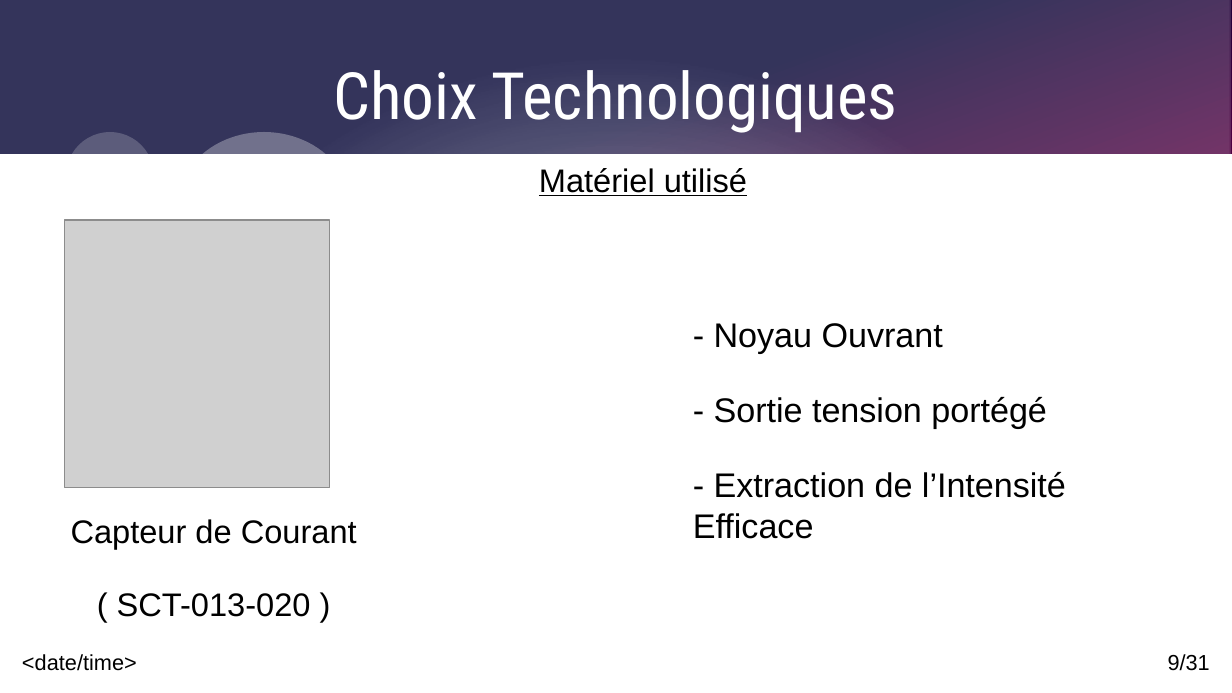
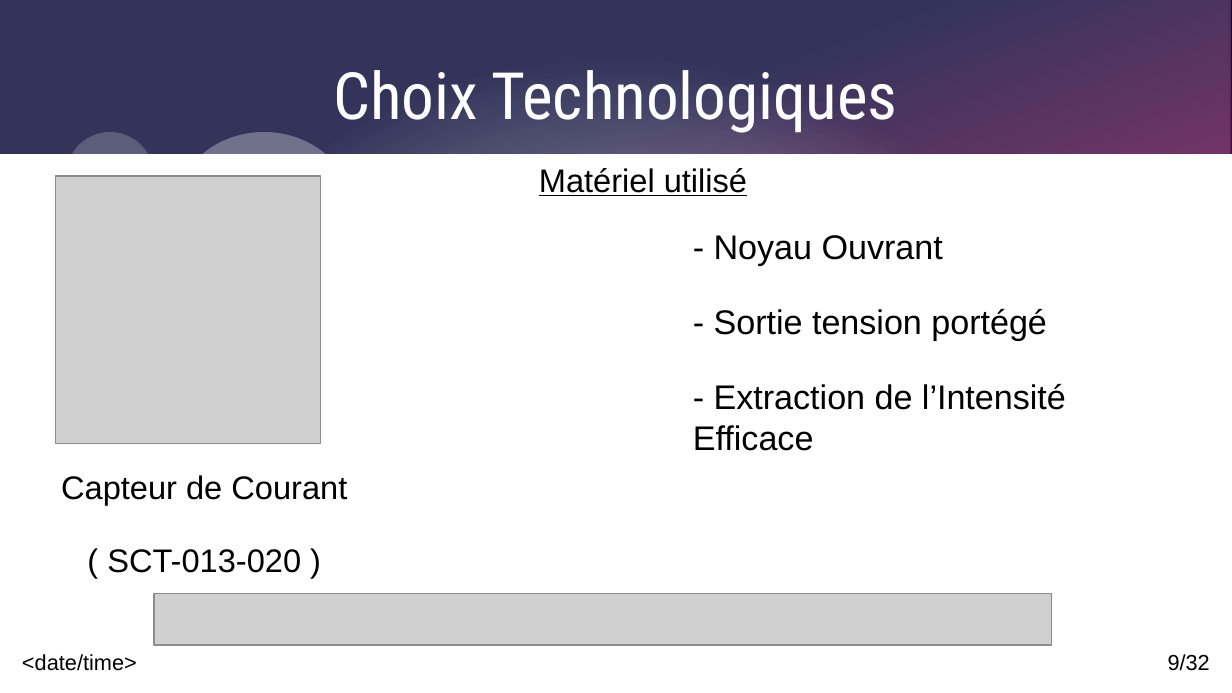
Before and after one commit to Corentinh2/PROJET_GESTIONNAIRE_DE_CHARGE, a slide deck: slide 9 of Revues/DiapoRevue3_VR.odp. Drawn at 1232x693 pixels with LibreOffice and Linux fonts; fonts in the diff are those of the drawing; grey boxes stand for pictures. Boxes give left, top, right and bottom in pixels: in the first picture for what was removed or moved away, otherwise in the second. Text is boxed around its words. In the diff, an @@ line names an element or a change of style, - is before the commit and + after.

```diff
--- a/Revues/DiapoRevue3_VR.odp
+++ b/Revues/DiapoRevue3_VR.odp
@@ picture: place and size @@
-picture at bbox=[65, 220, 330, 489]
+picture at bbox=[55, 176, 320, 444]
@@ text "- Noyau Ouvrant": place and size @@
-text "- Noyau Ouvrant" at bbox=[693, 323, 1066, 539]
+text "- Noyau Ouvrant" at bbox=[693, 235, 1066, 451]
@@ text "Capteur de Courant": place and size @@
-text "Capteur de Courant" at bbox=[71, 519, 357, 617]
+text "Capteur de Courant" at bbox=[61, 475, 347, 573]
@@ picture added at bbox=[154, 594, 1052, 645] @@
@@ page number at bbox=[1168, 654, 1210, 671]: text changed @@
-9/31
+9/32
```
Also in this commit, not shown: 3 other slides changed, 1 slide added, 24 other files.
